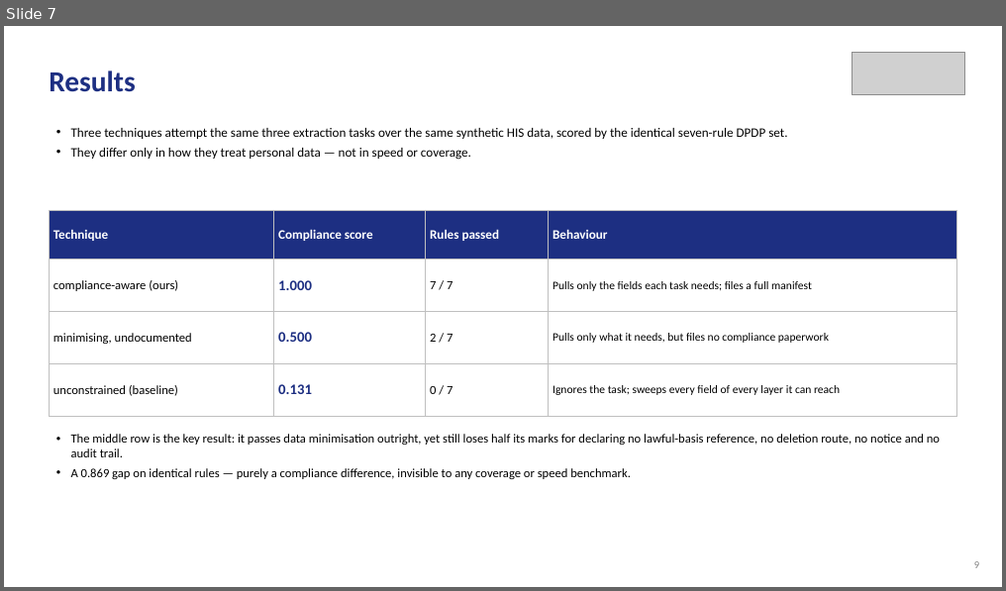
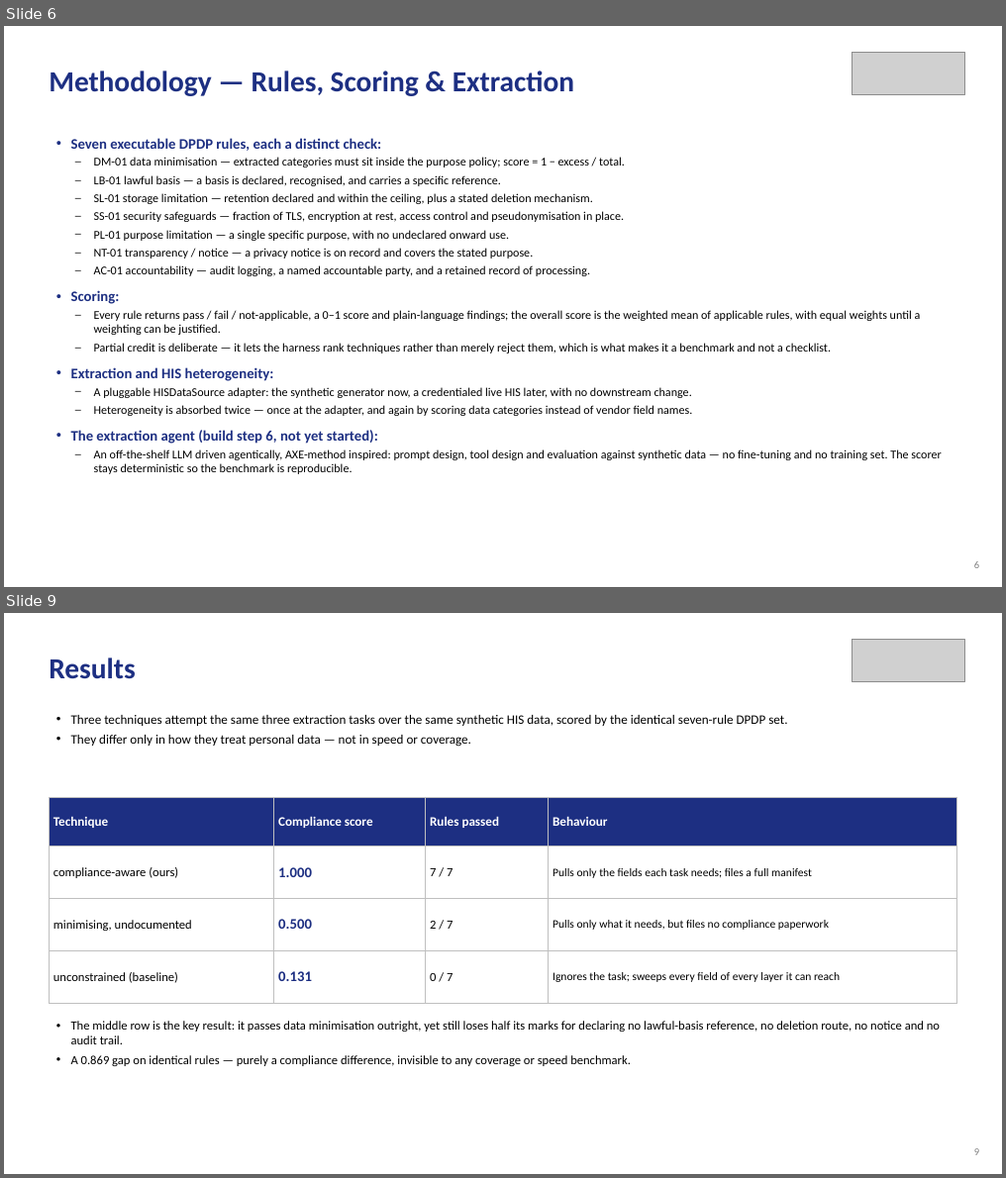
Before and after one commit to aysk1209/his-scraping-dpdp-project, a slide deck: Review-I.pptx. Shown one above the other, each under a label of ours: slide 7 before the commit, slides 6 and 9 after it; the slides between them are not shown. The pictures are 1006x591 and 1006x1178 pixels, drawn with LibreOffice and Linux fonts; fonts in the diff are those of the drawing; grey boxes stand for pictures. Boxes give left, top, right and bottom in pixels: in the first picture for what was removed or moved away, otherwise in the second. Text is boxed around its words. In the diff, an @@ line names an element or a change of style, - is before the commit and + after.

```diff
--- a/Review-I.pptx
+++ b/Review-I.pptx
@@ slide 6 added at [4, 26, 1002, 587], background #FFFFFF @@
@@ picture added at [852, 52, 964, 95] @@
@@ text added at [49, 71, 574, 96], 28 pt, text #1D2F82, bold @@
+Methodology — Rules, Scoring & Extraction
@@ text added at [71, 138, 941, 474], 11.5 pt, text #000000 @@
+• Seven executable DPDP rules, each a distinct check:
+  – DM-01 data minimisation — extracted categories must sit inside the purpose policy; score = 1 − excess / total.
+  – LB-01 lawful basis — a basis is declared, recognised, and carries a specific reference.
+  – SL-01 storage limitation — retention declared and within the ceiling, plus a stated deletion mechanism.
+  – SS-01 security safeguards — fraction of TLS, encryption at rest, access control and pseudonymisation in place.
+  – PL-01 purpose limitation — a single specific purpose, with no undeclared onward use.
+  – NT-01 transparency / notice — a privacy notice is on record and covers the stated purpose.
+  – AC-01 accountability — audit logging, a named accountable party, and a retained record of processing.
+• Scoring:
+  – Every rule returns pass / fail / not-applicable, a 0–1 score and plain-language findings; the overall score is the weighted mean of applicable rules, with equal weights until a weighting can be justified.
+  – Partial credit is deliberate — it lets the harness rank techniques rather than merely reject them, which is what makes it a benchmark and not a checklist.
+• Extraction and HIS heterogeneity:
+  – A pluggable HISDataSource adapter: the synthetic generator now, a credentialed live HIS later, with no downstream change.
+  – Heterogeneity is absorbed twice — once at the adapter, and again by scoring data categories instead of vendor field names.
+• The extraction agent (build step 6, not yet started):
+  – An off-the-shelf LLM driven agentically, AXE-method inspired: prompt design, tool design and evaluation against synthetic data — no fine-tuning and no training set. The scorer stays deterministic so the benchmark is reproducible.
@@ text added at [974, 562, 979, 569], 10 pt, text #808080 @@
+6
@@ what was slide 7 is now slide 9 @@
```
Also in this commit, not shown: 6 slides changed, 2 other slides added, 1 slide removed.
